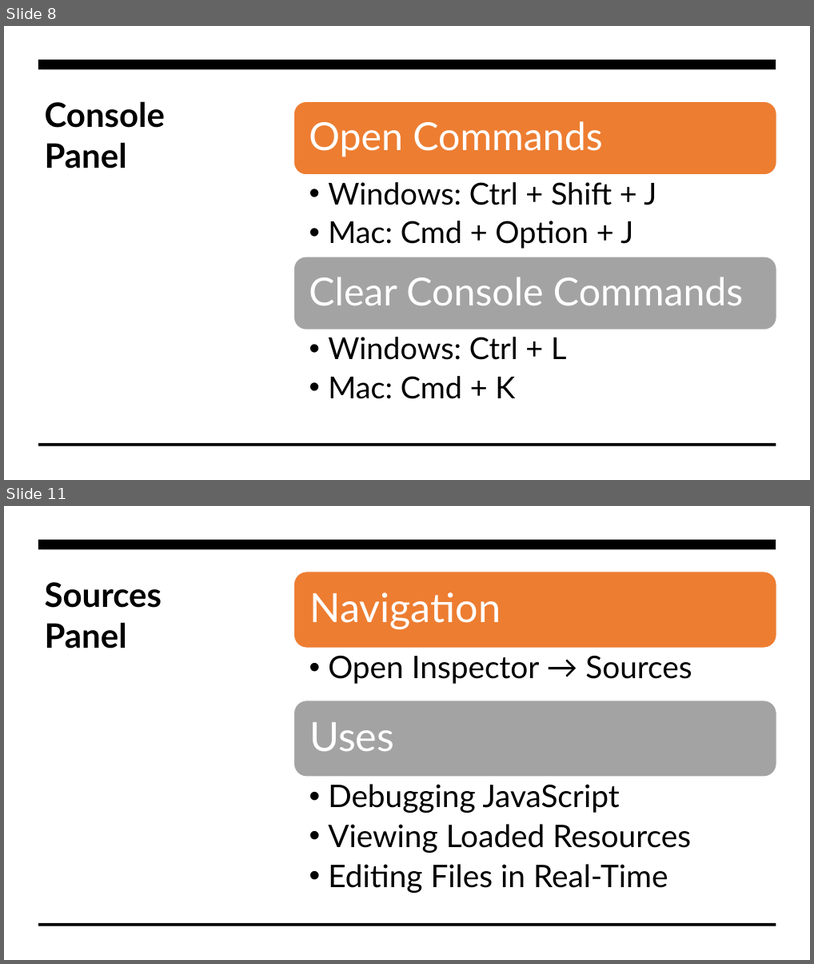
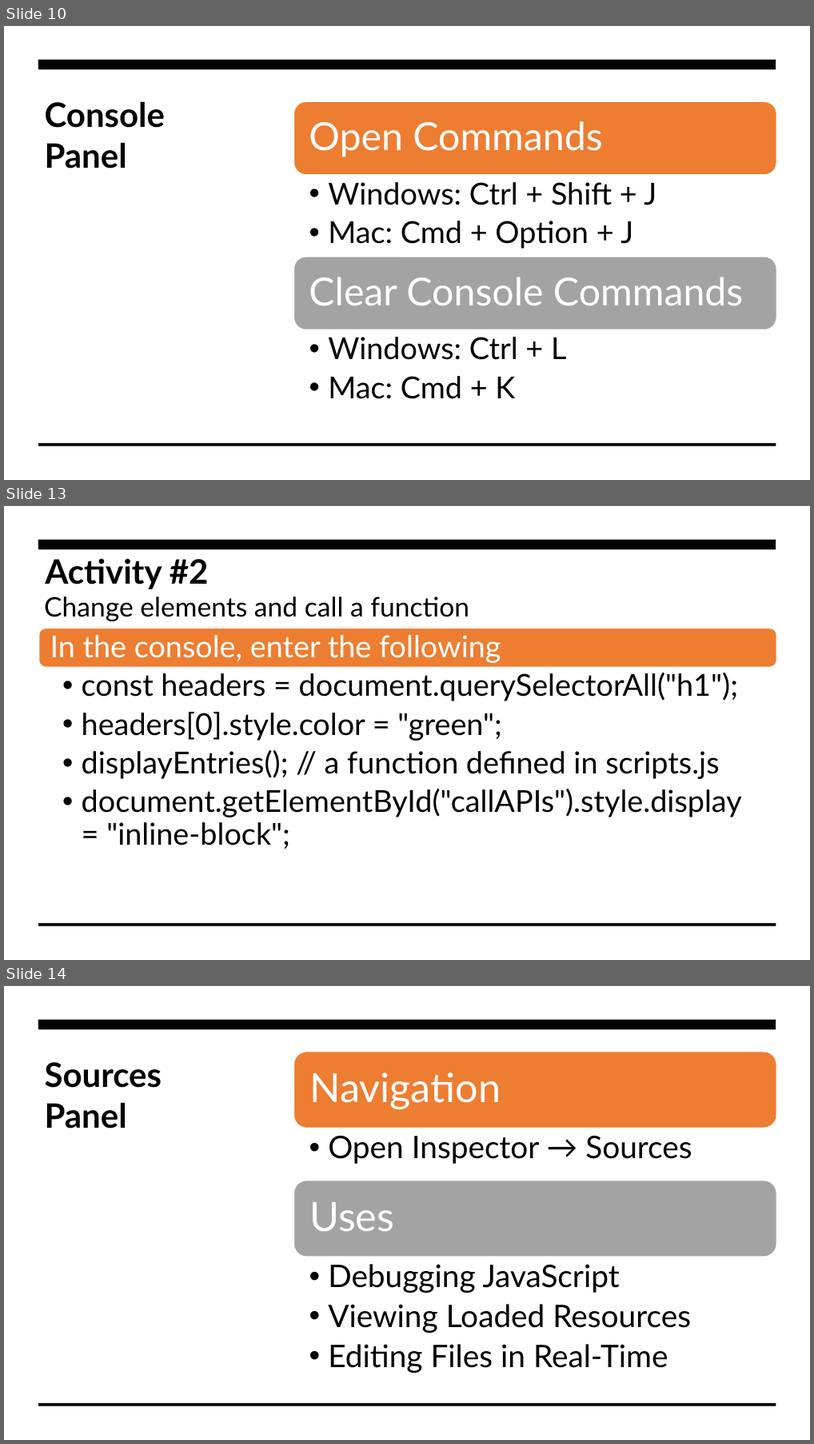
Before and after one commit to JakobieBrown/ChromeDevToolsWorkshop, a slide deck: ChromeDevToolsPresentation.pptx. Shown one above the other, each under a label of ours: slides 8 and 11 before the commit, slides 10, 13 and 14 after it; the slides between them are not shown. The pictures are 814x964 and 814x1444 pixels, drawn with LibreOffice and Linux fonts; fonts in the diff are those of the drawing. Boxes give left, top, right and bottom in pixels: in the first picture for what was removed or moved away, otherwise in the second. Text is boxed around its words. In the diff, an @@ line names an element or a change of style, - is before the commit and + after.

```diff
--- a/ChromeDevToolsPresentation.pptx
+++ b/ChromeDevToolsPresentation.pptx
@@ slide 13 added at <box>4,506,810,960</box>, background #FFFFFF @@
@@ rectangle added at <box>4,506,810,960</box>, fill #FFFFFF @@
@@ rectangle added at <box>38,540,777,549</box>, fill #000000 @@
@@ text added at <box>45,558,209,589</box>, 40 pt, text #000000, bold @@
+Activity #2
@@ text added at <box>44,596,470,621</box>, 32 pt, text #000000 @@
+Change elements and call a function
@@ rounded rectangle added at <box>39,628,777,667</box>, fill #ED7D31, outline #FFFFFF 1 pt @@
@@ text added at <box>50,635,501,663</box>, 36 pt, text #FFFFFF @@
+In the console, enter the following
@@ text added at <box>82,672,742,848</box>, 36 pt, text #000000 @@
+  • const headers = document.querySelectorAll("h1");
+  • headers[0].style.color = "green";
+  • displayEntries(); // a function defined in scripts.js
+  • document.getElementById("callAPIs").style.display = "inline-block";
@@ rectangle added at <box>38,923,777,926</box>, fill #000000 @@
@@ what was slide 8 is now slide 10 @@
@@ what was slide 11 is now slide 14 @@
```
Also in this commit, not shown: 6 slides changed, 8 other slides added, 2 slides removed, 3 other files.
